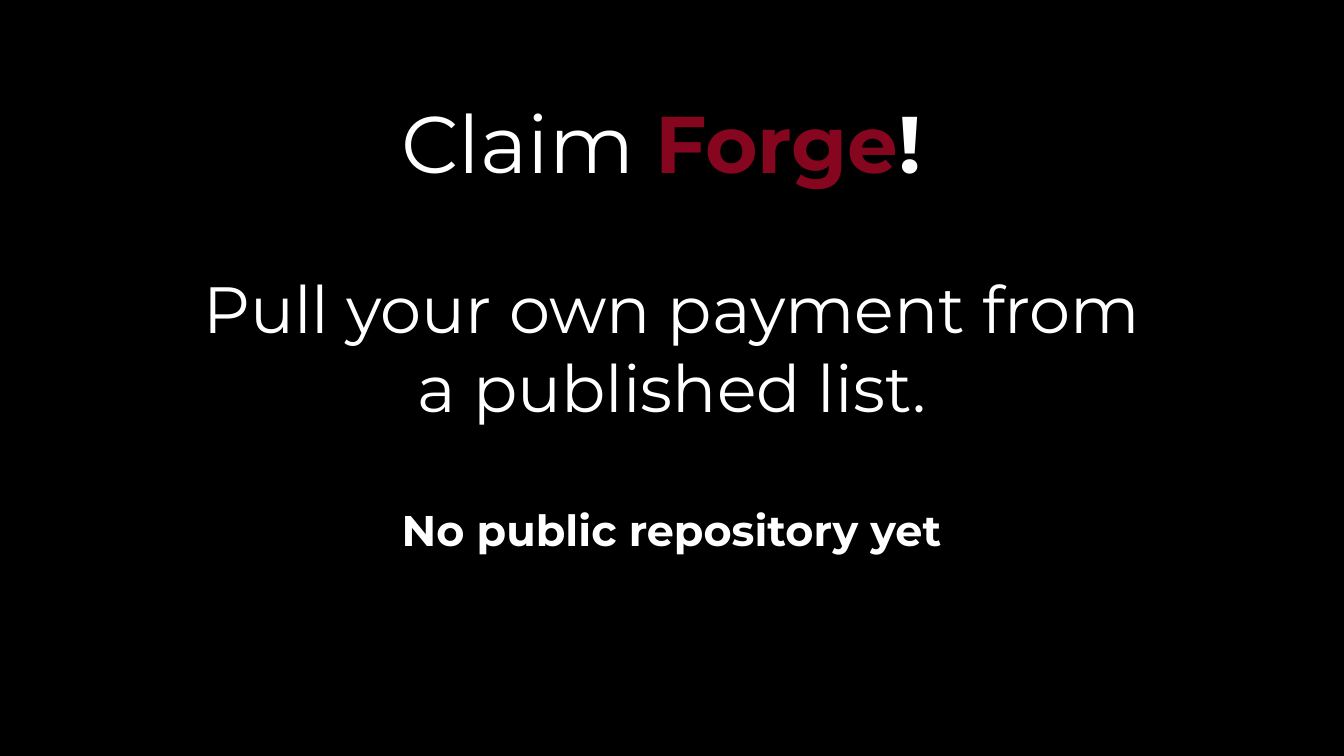
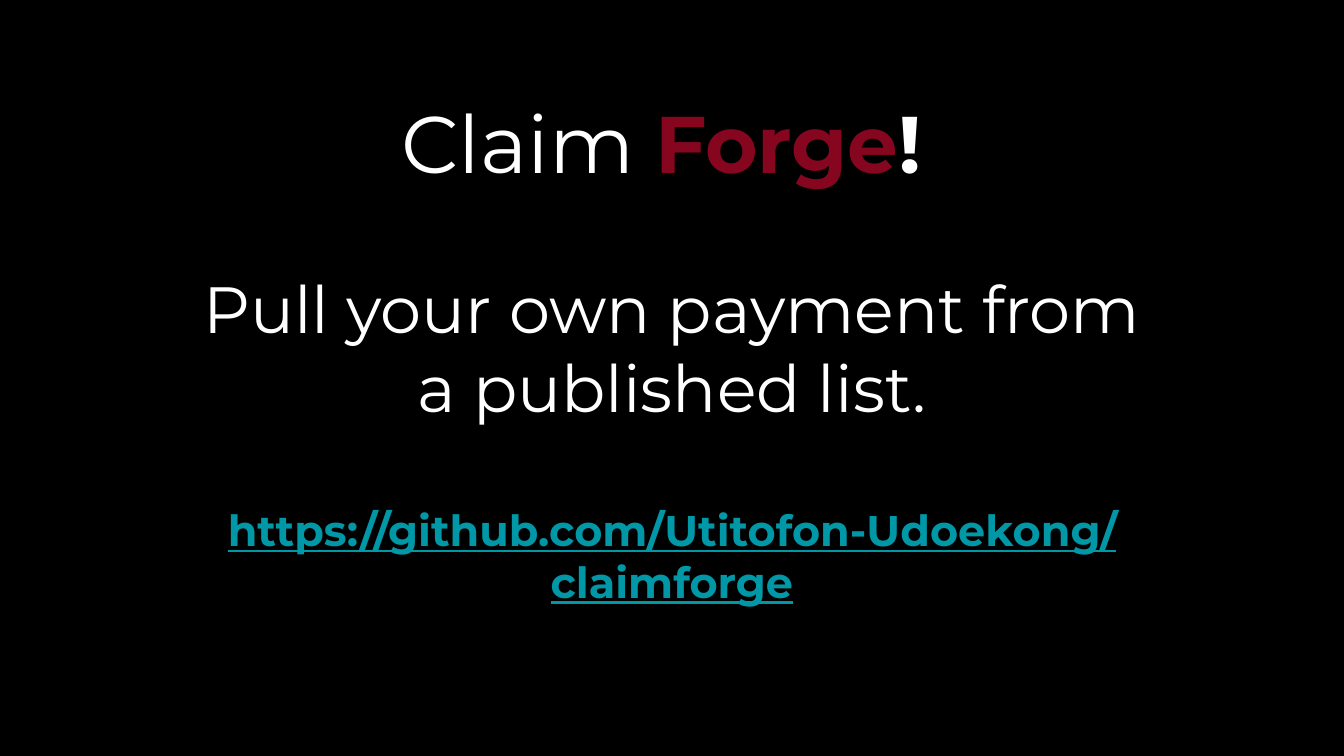
Before and after one commit to Utitofon-Udoekong/claimforge, a slide deck: slide 2 of BLAZE-2026-ClaimForge.pptx. Drawn at 1344x756 pixels with LibreOffice and Linux fonts; fonts in the diff are those of the drawing; background and template pictures are left out. Boxes give left, top, right and bottom in pixels: in the first picture for what was removed or moved away, otherwise in the second. Text is boxed around its words. In the diff, an @@ line names an element or a change of style, - is before the commit and + after.

Commit message:
docs: point the BLAZE deck at the public repository

```diff
--- a/BLAZE-2026-ClaimForge.pptx
+++ b/BLAZE-2026-ClaimForge.pptx
@@ text at (228, 510, 1118, 607): text changed; text colour #FFFFFF to #0097A7 @@
-No public repository yet
+https://github.com/Utitofon-Udoekong/claimforge
```
